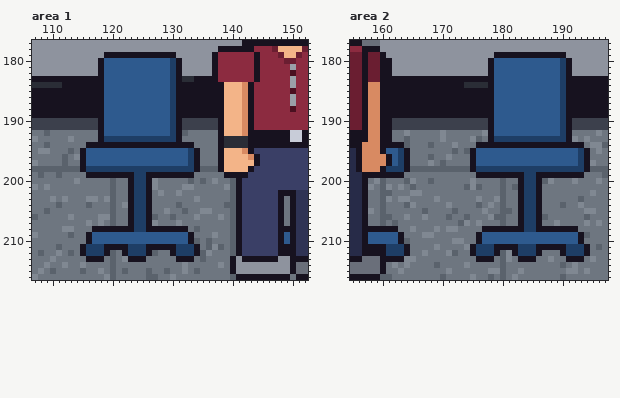
Two versions of one pixel-art file, office/breakout_d.aseprite. This is how it looked before the edit.
320x320 pixels, 1 frame. Colours within 5 levels of each other are drawn and written as one. Shown: area 1: x 107..152, y 177..216; area 2: x 155..197, y 177..216.
And afterwards:
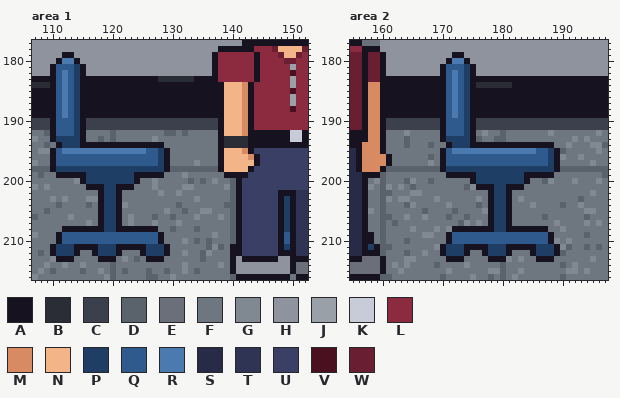
Palette (. is transparent): A #17121f  B #2a2d36  C #3c404c  D #5a626c  E #6a6f7a  F #6e7680  G #808892  H #8e939e  J #9aa0a8  K #c8ccd8  L #8c2b40  M #d88a62  N #f3b488  P #1e3e66  Q #2e5a8e  R #4a7ab0  S #272b48  T #2f3354  U #3a3f66  V #4a1020  W #6a1e31
The edit:
Changed rows in their new state; - is an unchanged pixel.
Area 1, layer "Seats":
first column x 110:
179 --AA-----HHHHHHHHHHHH-------------------
180 -ARRA---HHHHHHHHHHHHHH------------------
181 AQQQPA--HHHHHHHHHHHHHH------------------
182 AQRQPA--HHHHHHHHHHHHHH------------------
183 -QRQP----AAAAAAAAABBBB------------------
184 AQRQP----AAAAAAAAAAAA-------------------
185 -QRQP----AAAAAAAAAAAA-------------------
186 -QRQP----AAAAAAAAAAAA-------------------
187 -QRQP----AAAAAAAAAAAA-------------------
188 -QRQP----AAAAAAAAAAAA-------------------
189 -QRQP----AAAAAAAAAAAA-------------------
190 AQQQPA--CCCCCCCCCCCCCC------------------
191 AQQQPA--CCCCCCCCCCCCCC------------------
192 AQQQPA--FFDFFFFFFFFDDF------------------
193 APPPPA--DFDFFFFFFGFFFF------------------
194 -APPPA-------------FFFFF----------------
195 AQRRRRRRRRRRRRRR--PAFFFFF---------------
196 AQQQQQ------------PAFFFFF---------------
197 AQQQQQ------------PAFFFFG---------------
198 APPPPP-------------ADDDDD---------------
199 -AAAAAPPPPPPPPAA---FFFGF----------------
200 -----APPPPPPPPAFF-----------------------
201 ------AAAPPAA-FFF-----------------------
202 --------APPA-FFFF-----------------------
203 --------APPA-FFFF----------------------P
204 --------APPA-FFFF----------------------P
205 --------APPA-FFFF----------------------P
206 --------APPA-GFFF----------------------P
207 --------APPA-GFFF----------------------P
208 --AAAAA--PP---AA--FFDFF----------------P
209 -AQQQQQ-----------AFFFFF----------------
210 -AQQQQQ-----------AFFFGF----------------
211 APPPA-AA-PP--AAAPPP-FFFFF-----A--------P
212 APPPAFFA-PPAFFFAPPPAFFGFF-----A---------
213 -AAA--FF-AA--FDFAAA--FFF----------------
Area 2, layer "Seats":
first column x 158:
179 --------------AA-----HHHHHHHHHHHH----
180 ---H---------ARRA---HHHHHHHHHHHHHH---
181 ---H--------AQQQPA--HHHHHHHHHHHHHH---
182 ---H--------AQRQPA--HHHHHHHHHHHHHH---
183 -------------QRQP----AAAAAAAAAAAA----
184 -------------QRQPA--BBBBAAAAAAAAA----
185 -------------QRQP----AAAAAAAAAAAA----
186 -------------QRQP----AAAAAAAAAAAA----
187 -------------QRQP----AAAAAAAAAAAA----
188 -------------QRQP----AAAAAAAAAAAA----
189 -------------QRQP----AAAAAAAAAAAA----
190 ---C--------AQQQPA--CCCCCCCCCCCCCC---
191 ---C--------AQQQPA--CCCCCCCCCCCCCC---
192 ---F--------AQQQPA--FFDFFFFFFFGFFF---
193 ---F--------APPPPA--FDDFFFFFFFFFFF---
194 ---FFF-------APPPA-------------FFGFF-
195 ---FFFF-----AQRRRRRRRRRRRRRR--PADFFFF
196 ----FFF-----AQQQQQ------------PAGFFGF
197 ----FFF-----AQQQQQ------------PAFFFFF
198 ---DDDD-----APPPPP-------------ADDDDD
199 --DFFF-------AAAAAPPPPPPPPAA---FFFFF-
200 -----------------APPPPPPPPAFF--------
201 ------------------AAAPPAA-FFF--------
202 --------------------APPA-FFFF--------
203 --------------------APPA-GFFF--------
204 --------------------APPA-FFGF--------
205 --------------------APPA-FFFF--------
206 --------------------APPA-FFFF--------
207 --------------------APPA-FFFF--------
208 FFDFF---------AAAAA--PP---AA--FFGFF--
209 AFDFFF-------AQQQQQ-----------AFFFFF-
210 AFDFFF-------AQQQQQ-----------AGFGFF-
211 P-DDFFF-----APPPA-AA-PP--AAAPPP-GDFFD
212 --DFFFD-----APPPAFFA-PPAFFFAPPPADFFFF
213 ---FFF-------AAA--FF-AA--GFFAAA--FFF-
Boxes around the changes in both pictures, in picture pixels (x1, y1, x2, y2):
changed: (50, 52, 200, 262)
changed: (284, 196, 290, 250)
changed: (230, 244, 236, 256)
changed: (440, 52, 590, 262)
changed: (386, 58, 392, 76)
changed: (380, 118, 410, 178)
changed: (368, 226, 410, 262)
